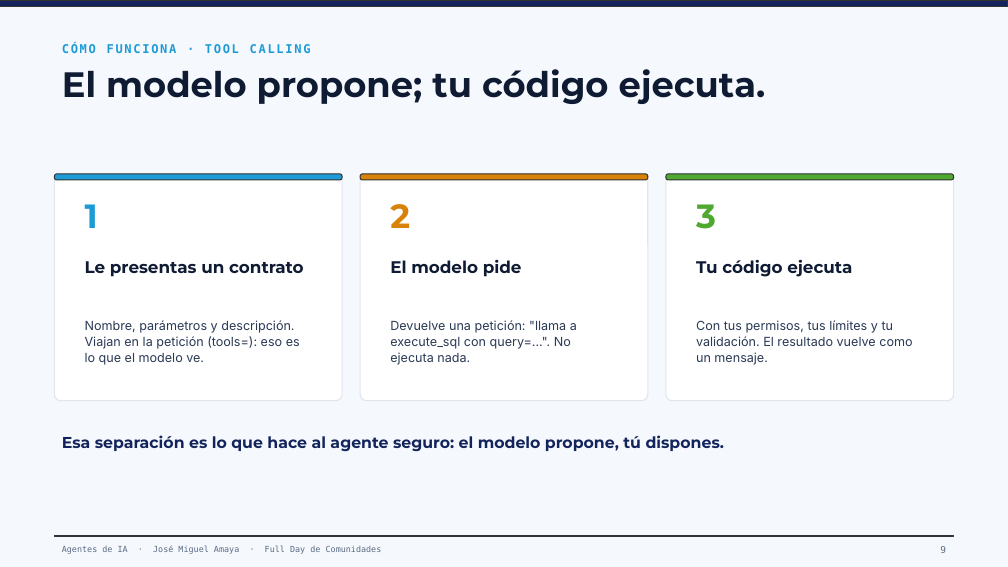
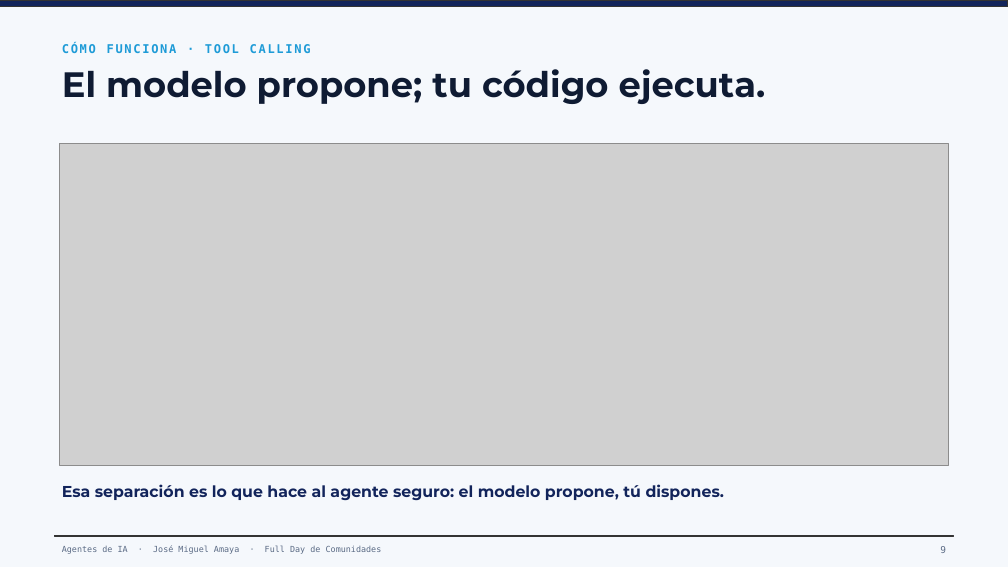
Before and after one commit to joseamaya/joseamaya.github.com, a slide deck: slide 9 of agentes-de-ia/agentes-intro.pptx. Drawn at 1008x567 pixels with LibreOffice and Linux fonts; fonts in the diff are those of the drawing; grey boxes stand for pictures. Boxes give left, top, right and bottom in pixels: in the first picture for what was removed or moved away, otherwise in the second. Text is boxed around its words. In the diff, an @@ line names an element or a change of style, - is before the commit and + after.

```diff
--- a/agentes-de-ia/agentes-intro.pptx
+++ b/agentes-de-ia/agentes-intro.pptx
@@ picture added at [60, 144, 948, 465] @@
@@ rounded rectangle removed at [54, 174, 342, 401] @@
@@ rounded rectangle removed at [54, 174, 342, 180] @@
@@ rounded rectangle removed at [360, 174, 647, 401] @@
@@ rounded rectangle removed at [360, 174, 647, 180] @@
@@ rounded rectangle removed at [666, 174, 954, 401] @@
@@ rounded rectangle removed at [666, 174, 954, 180] @@
@@ text removed at [85, 204, 98, 228] @@
-1
@@ text removed at [390, 204, 410, 228] @@
-2
@@ text removed at [696, 204, 716, 229] @@
-3
@@ text removed at [85, 261, 303, 277] @@
-Le presentas un contrato
@@ text removed at [390, 260, 522, 277] @@
-El modelo pide
@@ text removed at [696, 260, 852, 277] @@
-Tu código ejecuta
@@ text removed at [85, 320, 300, 365] @@
-Nombre, parámetros y descripción. Viajan en la petición (tools=): eso es lo que el modelo ve.
@@ text removed at [390, 320, 577, 365] @@
-Devuelve una petición: "llama a execute_sql con query=...". No ejecuta nada.
@@ text removed at [696, 320, 912, 365] @@
-Con tus permisos, tus límites y tu validación. El resultado vuelve como un mensaje.
@@ text "Esa separación es lo que ...": place and size @@
-text "Esa separación es lo que ..." at [62, 435, 725, 451]
+text "Esa separación es lo que ..." at [62, 484, 725, 500]
```
Also in this commit, not shown: 6 other slides changed, 9 other files.
